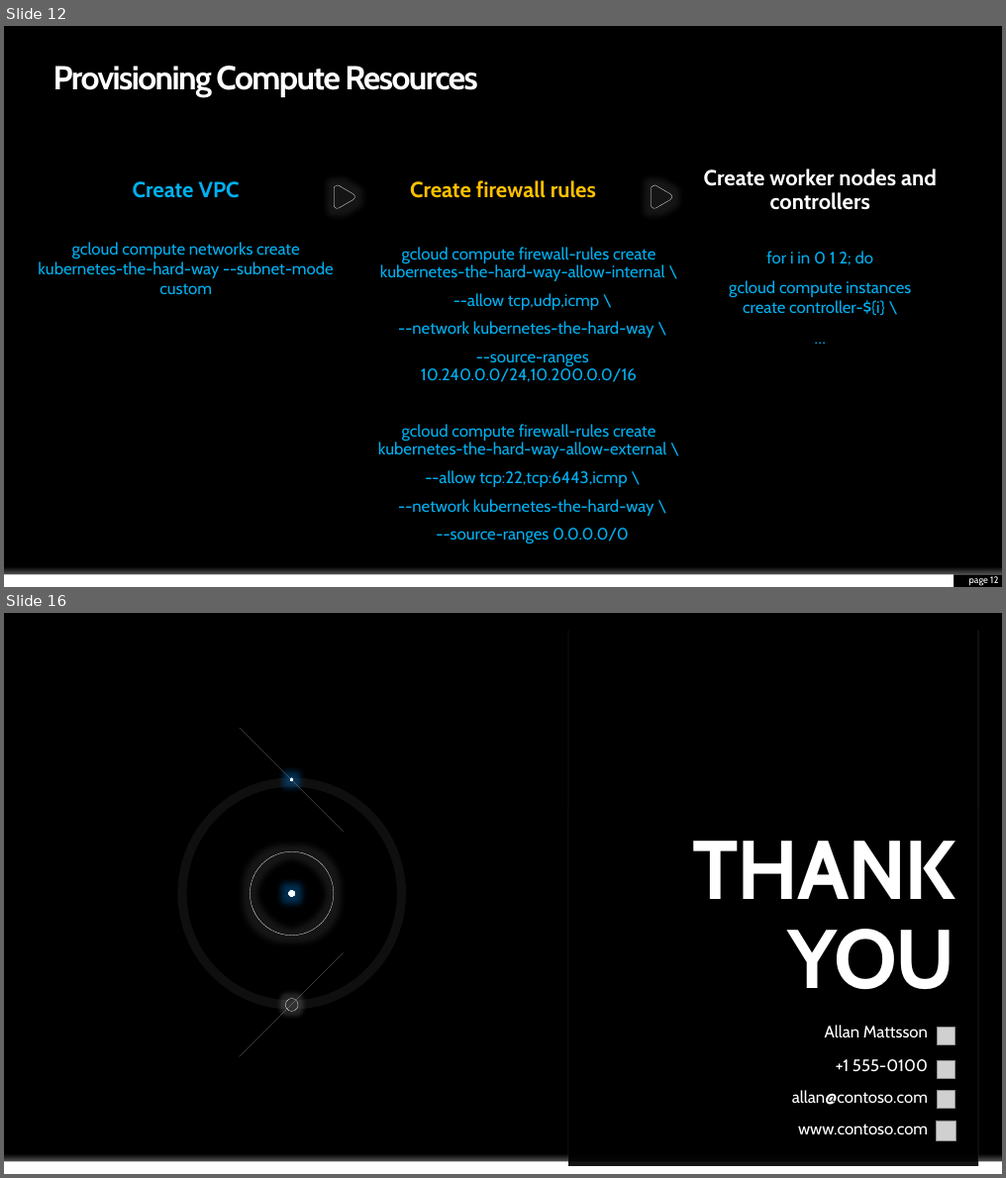
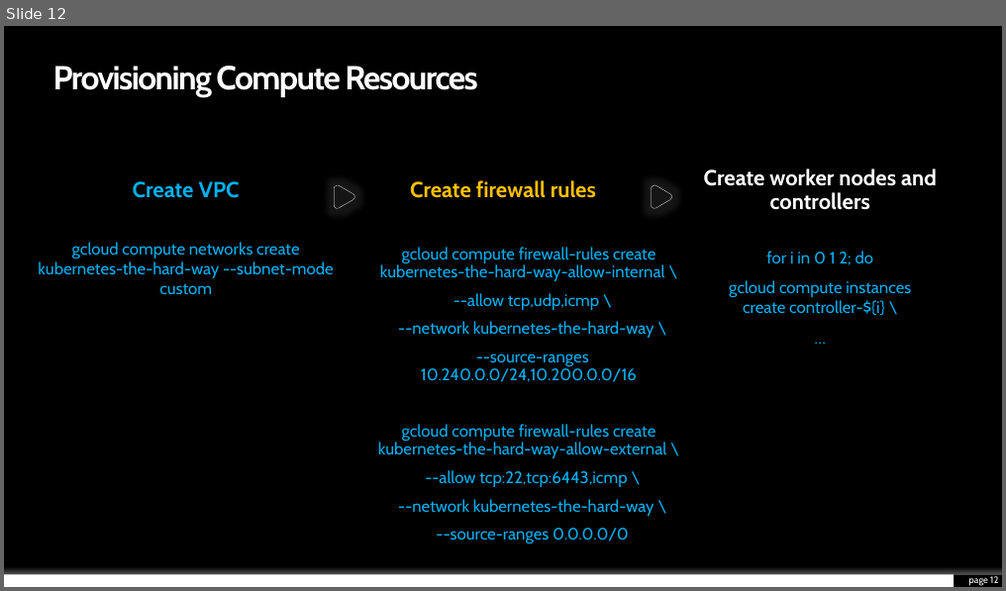
Before and after one commit to blashmet/kubernetes-the-hard-way, a slide deck: kubernetes_the_hard_way.pptx. Shown one above the other, each under a label of ours: slides 12 and 16 before the commit, slide 12 after it; the slides between them are not shown. The pictures are 1006x1178 and 1006x591 pixels, drawn with LibreOffice and Linux fonts; fonts in the diff are those of the drawing; grey boxes stand for pictures; background and template pictures are left out. Boxes give left, top, right and bottom in pixels: in the first picture for what was removed or moved away, otherwise in the second. Text is boxed around its words. In the diff, an @@ line names an element or a change of style, - is before the commit and + after.

```diff
--- a/kubernetes_the_hard_way.pptx
+++ b/kubernetes_the_hard_way.pptx
@@ slide 16 removed at [4, 613, 1002, 1174], background #000000; not listed: 1 template element that a slide beside it also shows @@
@@ rectangle removed at [568, 630, 979, 808] @@
@@ line removed from (568, 630) to (568, 1161) @@
@@ line removed from (568, 630) to (568, 1161) @@
@@ line removed from (979, 630) to (979, 1161) @@
@@ line removed from (979, 630) to (979, 1161) @@
@@ line removed from (979, 630) to (979, 1161) @@
@@ line removed from (979, 630) to (979, 1161) @@
@@ rectangle removed at [840, 663, 956, 716] @@
@@ line removed from (344, 832) to (239, 728) @@
@@ ellipse removed at [182, 782, 402, 1005] @@
@@ ellipse removed at [291, 778, 294, 781] @@
@@ rectangle removed at [568, 808, 979, 1166] @@
@@ rectangle removed at [568, 808, 979, 1166] @@
@@ title removed at [693, 841, 956, 989] @@
-THANK YOU
@@ ellipse removed at [251, 852, 334, 936] @@
@@ ellipse removed at [288, 891, 294, 897] @@
@@ line removed from (239, 1057) to (344, 953) @@
@@ ellipse removed at [285, 998, 298, 1011] @@
@@ subtitle removed at [825, 1025, 928, 1039] @@
-Allan Mattsson
@@ picture removed at [938, 1027, 955, 1045] @@
@@ text removed at [836, 1059, 928, 1072] @@
-+1 555-0100
@@ picture removed at [938, 1060, 955, 1078] @@
@@ text removed at [792, 1090, 928, 1105] @@
-allan@contoso.com
@@ picture removed at [938, 1090, 955, 1109] @@
@@ text removed at [798, 1124, 928, 1136] @@
-www.contoso.com
@@ picture removed at [936, 1121, 956, 1141] @@
@@ rectangle removed at [4, 1161, 1002, 1174] @@
```
Also in this commit, not shown: 3 other slides removed, 1 other file.
